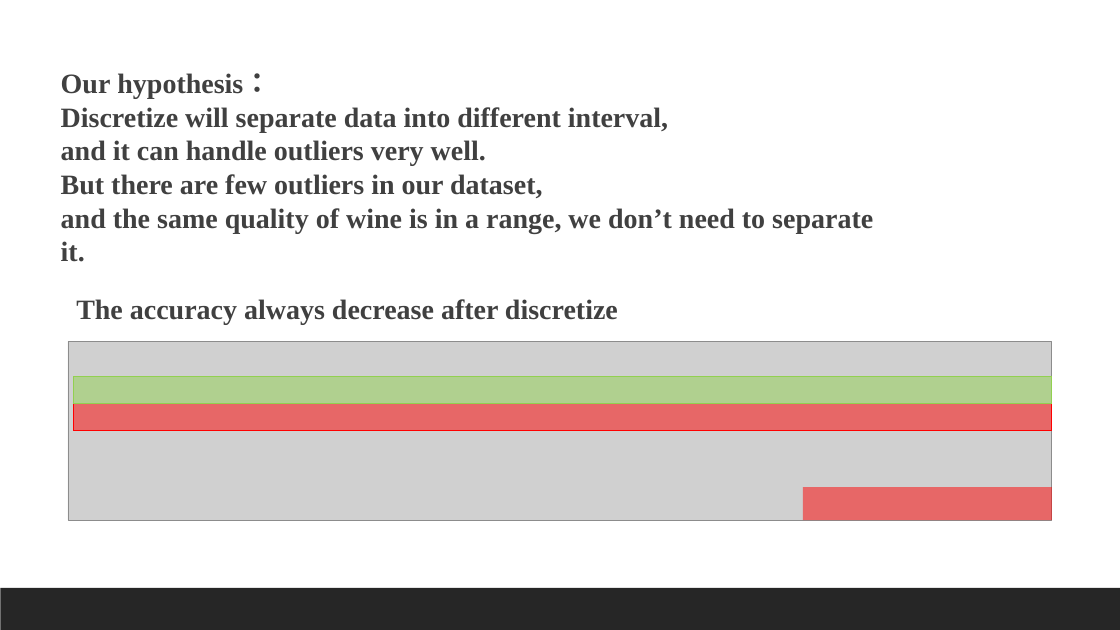
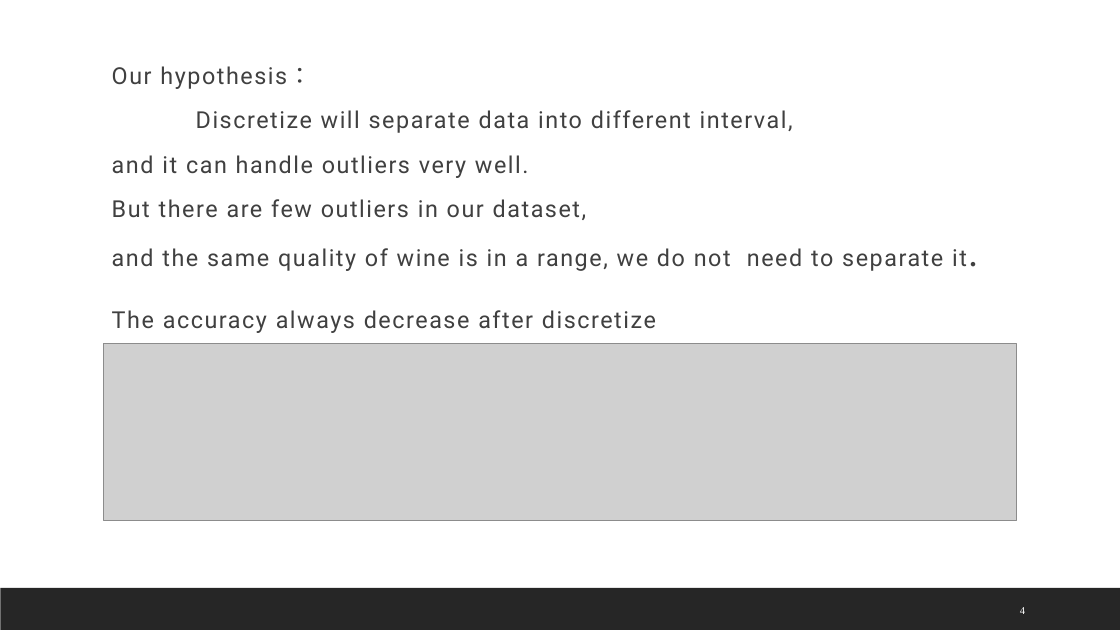
Before and after one commit to minired2154/data-mining-repo, a slide deck: slide 4 of report.pptx. Drawn at 1120x630 pixels with LibreOffice and Linux fonts; fonts in the diff are those of the drawing; grey boxes stand for pictures. Boxes give left, top, right and bottom in pixels: in the first picture for what was removed or moved away, otherwise in the second. Text is boxed around its words. In the diff, an @@ line names an element or a change of style, - is before the commit and + after.

```diff
--- a/report.pptx
+++ b/report.pptx
@@ rectangle added at [8,48,1104,586], fill #FFFFFF, outline #FFFFFF 1.25 pt @@
@@ text "Our hypothesis：": place and size @@
-text "Our hypothesis：" at [61,73,873,233]
+text "Our hypothesis：" at [112,66,967,271]
@@ text at [112,66,793,220]: size 24 to 20 pt, font Times New Roman to Roboto, letter spacing 0 to 1.3 pt, bold off in "Our hypothesis：", "Discretize will separate data into different interval,", "and it can handle outliers very well.", "But there are few outliers in our ..."; more space between paragraphs @@
@@ text at [112,248,967,271]: text changed; size 24 to 20 pt; font Times New Roman to Roboto; bold off @@
-and the same quality of wine is in a range, we don’t need to separate it.
+and the same quality of wine is in a range, we do not need to separate it.
@@ text "The accuracy always decrease after ...": place and size @@
-text "The accuracy always decrease after ..." at [76,299,618,325]
+text "The accuracy always decrease after ..." at [112,310,656,333]
@@ text "The accuracy always decrease after ..." at [112,310,656,333]: size 24 to 20 pt, font Times New Roman to Roboto, letter spacing 0 to 1.3 pt, bold off @@
@@ picture: place and size @@
-picture at [68,341,1052,520]
+picture at [103,344,1017,520]
@@ rectangle removed at [74,377,1052,404] @@
@@ rectangle removed at [74,404,1052,431] @@
@@ rectangle removed at [803,487,1052,520] @@
@@ page number added at [1020,607,1025,614], 9 pt, text #FFFFFF @@
+4
```
Also in this commit, not shown: 7 other slides changed, 4 slides added, 11 slides removed, 1 other file.
